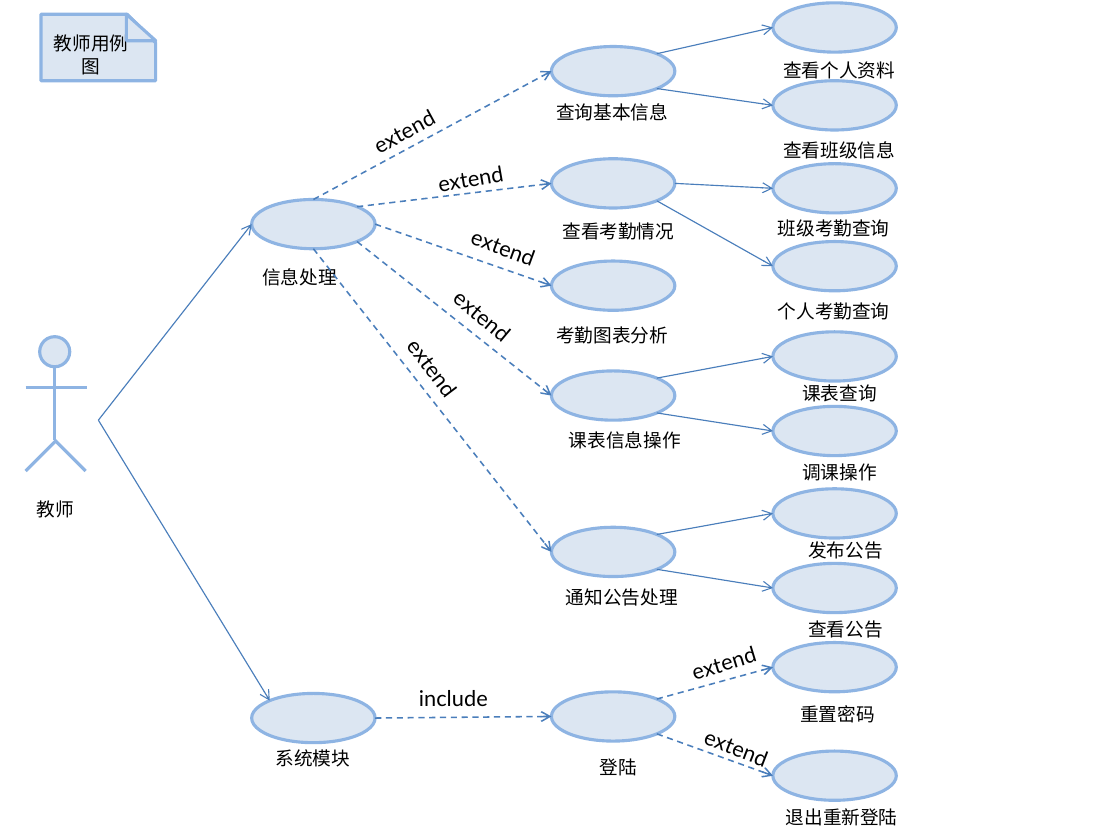
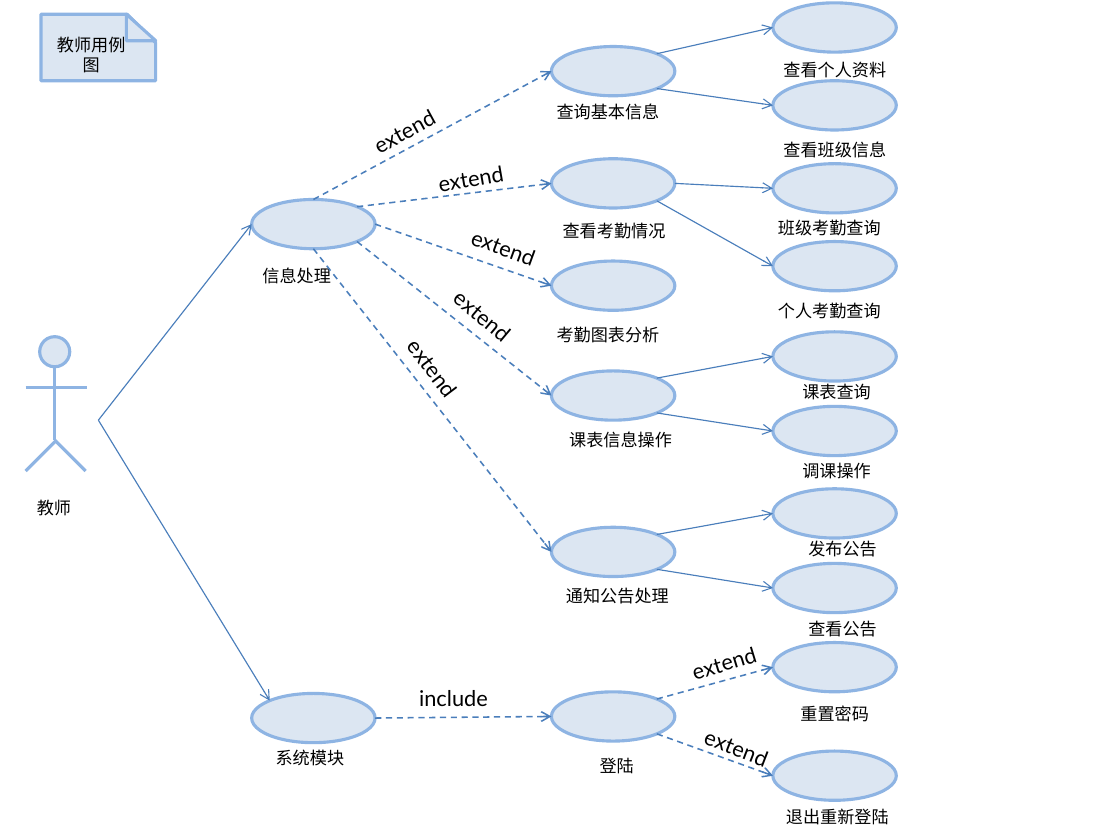
Before and after one commit to Ericdone/attendance, a slide deck: slide 3 of docs/演示文稿1.pptx. Drawn at 1120x840 pixels with LibreOffice and Linux fonts; fonts in the diff are those of the drawing. Boxes give left, top, right and bottom in pixels: in the first picture for what was removed or moved away, otherwise in the second. Text is boxed around its words. In the diff, an @@ line names an element or a change of style, - is before the commit and + after.

```diff
--- a/docs/演示文稿1.pptx
+++ b/docs/演示文稿1.pptx
@@ size 12 to 11 pt in 20 elements at [41,15,156,81], [37,499,71,516], [600,757,634,774], [262,265,331,284], [276,749,345,766], [800,705,869,722], [808,620,877,637], [808,538,877,557], [802,462,871,479], [802,381,871,400], [786,808,889,825], [783,61,886,81], [783,141,886,158], [557,103,660,120], [563,222,666,239], [557,326,660,343], [566,587,669,604], [778,219,881,236], [778,302,881,319], [569,431,672,448] @@
```
Also in this commit, not shown: 3 other slides changed, 2 slides added, 42 other files.
